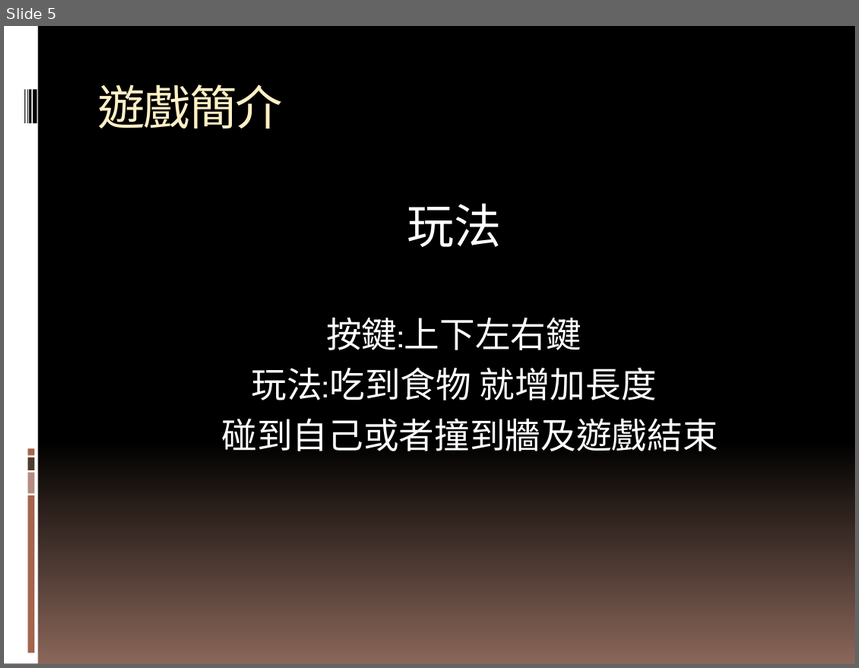
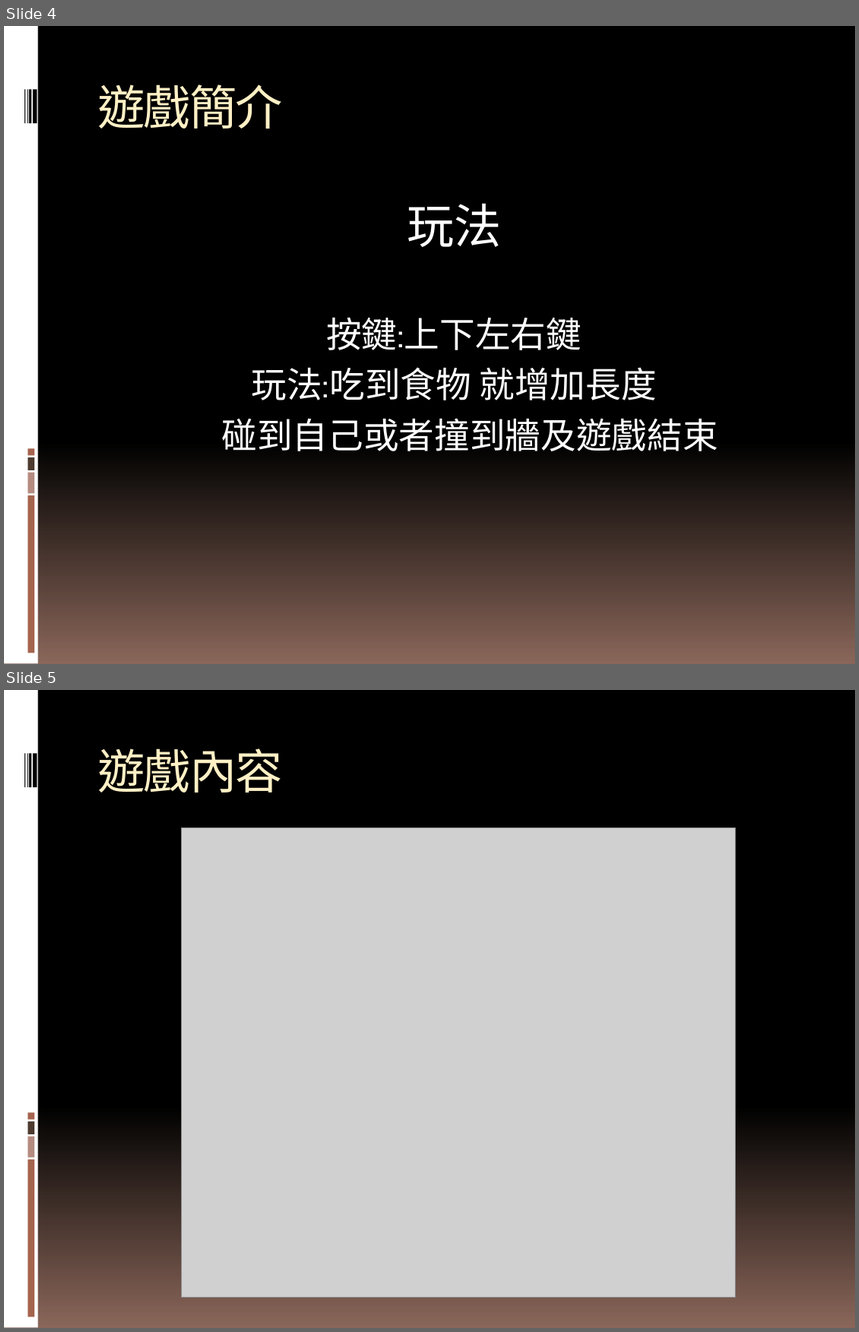
Before and after one commit to jack86122/Snake, a slide deck: Snake/貪食蛇.pptx. Shown one above the other, each under a label of ours: slide 5 before the commit, slides 4 and 5 after it. The pictures are 859x668 and 859x1332 pixels, drawn with LibreOffice and Linux fonts; fonts in the diff are those of the drawing; grey boxes stand for pictures. Boxes give left, top, right and bottom in pixels: in the first picture for what was removed or moved away, otherwise in the second. Text is boxed around its words. In the diff, an @@ line names an element or a change of style, - is before the commit and + after.

```diff
--- a/Snake/貪食蛇.pptx
+++ b/Snake/貪食蛇.pptx
@@ slide 5 added at [4,690,855,1328], background gradient #000000 to #8B695A; not listed: 9 template elements that a slide beside it also shows @@
@@ title added at [97,749,283,793], 40 pt, text #FFF0C5 @@
+遊戲內容
@@ picture added at [182,828,735,1297] @@
@@ what was slide 5 is now slide 4 @@
```
Also in this commit, not shown: 1 slide changed, 2 other slides added, 2 other files.
